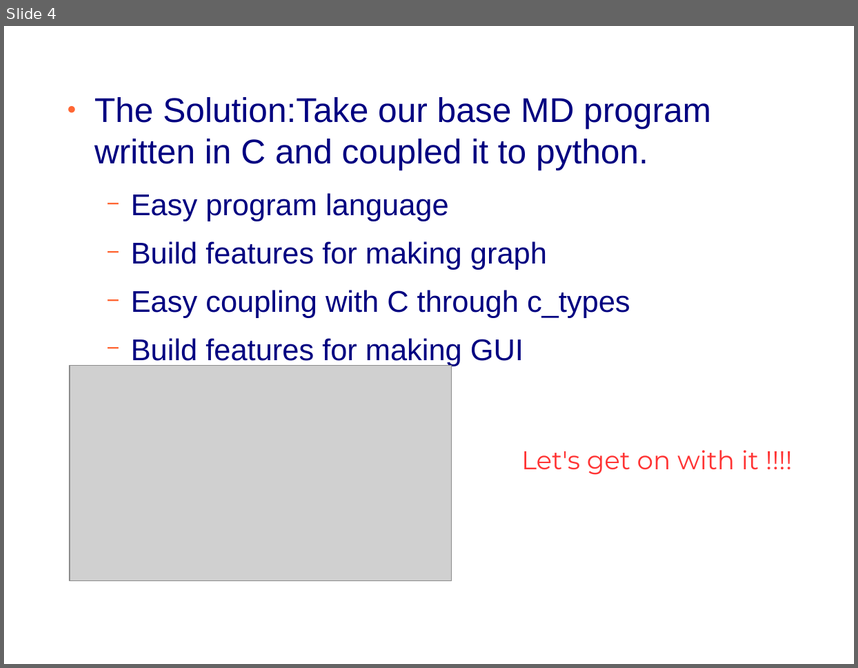
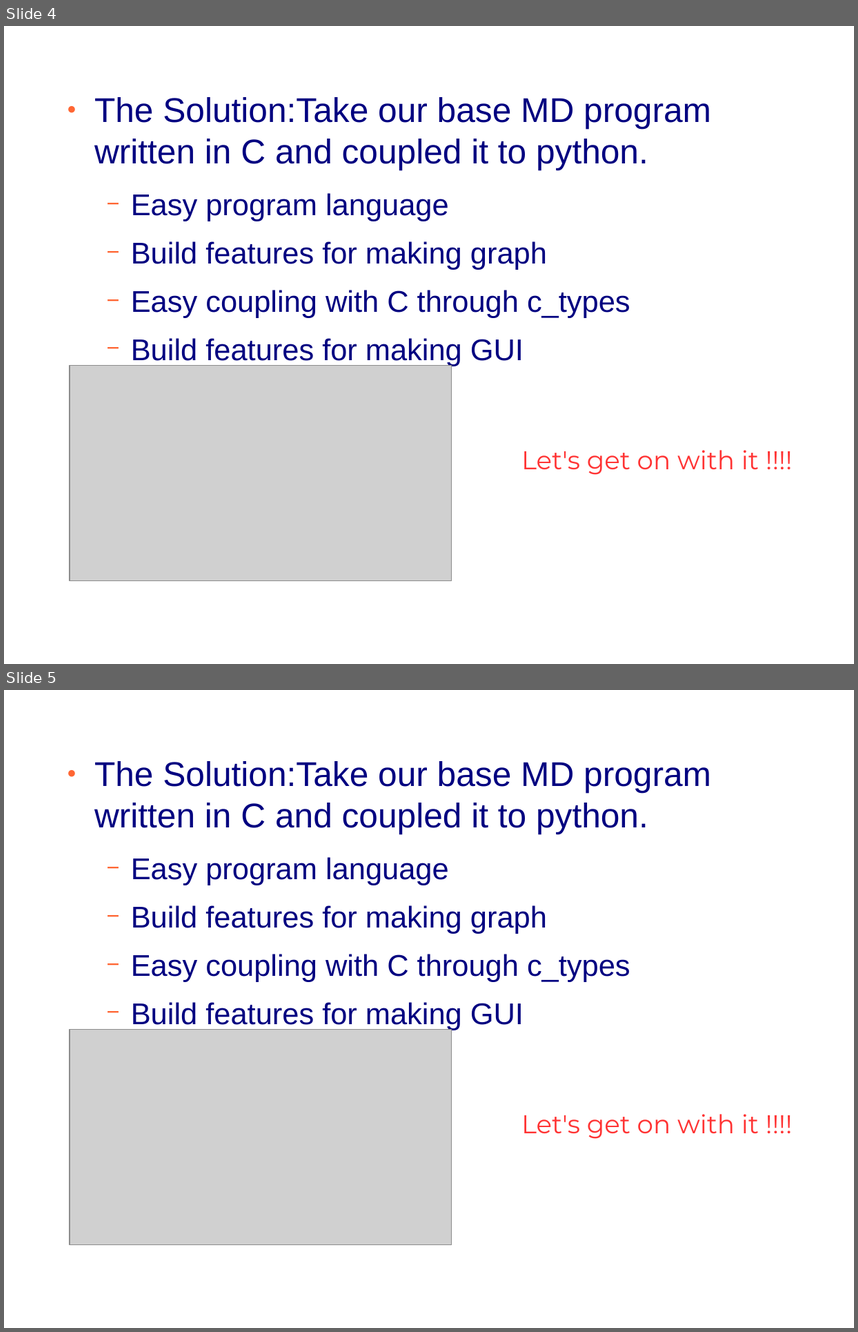
Before and after one commit to JLeitmotiv/ljmd-c, a slide deck: doc/presentation.odp. Shown one above the other, each under a label of ours: slide 4 before the commit, slides 4 and 5 after it. The pictures are 858x668 and 858x1332 pixels, drawn with LibreOffice and Linux fonts; fonts in the diff are those of the drawing; grey boxes stand for pictures; background and template pictures are left out. Boxes give left, top, right and bottom in pixels: in the first picture for what was removed or moved away, otherwise in the second. Text is boxed around its words. In the diff, an @@ line names an element or a change of style, - is before the commit and + after.

```diff
--- a/doc/presentation.odp
+++ b/doc/presentation.odp
@@ slide 5 added at <box>4,690,854,1328</box>, background picture (left out) @@
@@ text added at <box>94,761,711,1030</box>, 28 pt, text #000080 @@
+● The Solution:Take our base MD program written in C and coupled it to python.
+  − Easy program language
+  − Build features for making graph
+  − Easy coupling with C through c_types
+  − Build features for making GUI
@@ picture added at <box>70,1029,451,1245</box> @@
@@ text added at <box>522,1114,759,1138</box>, 24 pt, text gradient #FF3333 to #FFFF66 @@
+Let's get on with it !!!!
```
Also in this commit, not shown: 2 slides changed, 2 other files.
